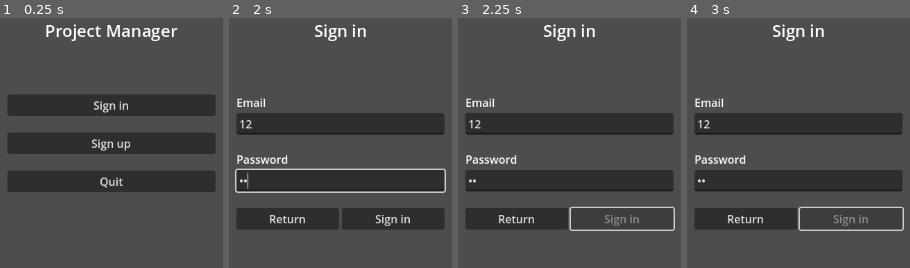
Above: before the commit, frames 1-4 (left to right).
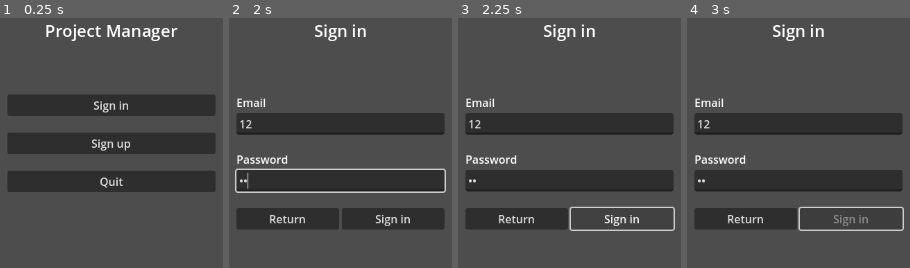
Above: after the commit, the same moments.

Repository: Z1HEd/ProjectManager
Game: Godot game, scene res://Scenes/Screens/WelcomeScreen.tscn
Same seed, same stepped clock (60 frames per second), same inputs: the game is played once before the commit and once after it.
Inputs (mouse positions are in pixels of both pictures, inside the frame that each line leads up to):
- Up to frame 1 (0.25 s): no input
- Up to frame 2 (2 s): click "Sign in" at 0.5 s; click (340, 123) at 1.27 s; type "12" at 1.35 s; click (340, 180) at 1.5 s; type "12" at 1.58 s
- Up to frame 3 (2.25 s): click "Sign in" at 2 s
- Up to frame 4 (3 s): click (852, 218) at 2.75 s, where only the run after the commit has a clickable "Sign in"

Frames 1-2 are identical in both runs. In frame 3, 0.3% of the frame differs, in the area x 65-82%, y 78-84%; in frame 4, nothing differs.
Error before the commit: Invalid call. Nonexistent function 'size' in base 'String'. (res://Scripts/Singletons/FirebaseManager.gd:142)

Commit message:
add auto token refreshing

Diff:
--- a/Scripts/Controllers/ProjectOverviewController.gd
+++ b/Scripts/Controllers/ProjectOverviewController.gd
@@ -17,6 +17,8 @@
 	refresh_button.disabled = true
 	project_name.text = "Loading..."
 	project_description.text = ""
+	for old_member in members_list.get_children():
+		old_member.queue_free()
 
 	pid = CurrentProject.pid
 
@@ -32,8 +34,6 @@
 	ProjectService.get_project(pid,_on_success,_on_fail)
 
 func update_project_data():
-	for old_member in members_list.get_children():
-		old_member.queue_free()
 
 	project_name.text = CurrentProject.project_name
 	project_description.text = CurrentProject.project_description
--- a/Scripts/Services/LoginService.gd
+++ b/Scripts/Services/LoginService.gd
@@ -17,7 +17,7 @@
 			on_fail.call("Unexpected sign-in response")
 			return
 
-		Session.from_firebase_response(user_data)
+		Session.update_from_response(user_data)
 		on_success.call(Session)
 
 	var _signin_fail = func(err_msg):
@@ -30,5 +30,5 @@
 			["Content-Type: application/json"],
 			_signin_success,
 			_signin_fail,
-			"signin"
+			"auth"
 	)
--- a/Scripts/Services/RegisterService.gd
+++ b/Scripts/Services/RegisterService.gd
@@ -25,7 +25,7 @@
 			on_success.call("Unexpected signup response")
 			return
 
-		Session.from_firebase_response(user_data)
+		Session.update_from_response(user_data)
 		var profile = {
 			"email": Session.email,
 			"displayName": user_data.get("displayName", ""),
@@ -43,14 +43,14 @@
 				["Content-Type: application/json"],
 				_profile_write_success,
 				_profile_write_fail,
-				"write_profile"
+				"auth"
 		)
 
 	var _signup_fail = func(err_msg):
 			on_fail.call(str(err_msg))
 
 	return Firebase.send_request(url, HTTPClient.METHOD_POST, body, ["Content-Type: application/json"],
-			_signup_success, _signup_fail, "signup")
+			_signup_success, _signup_fail)
 
 static func _attempt_delete_auth_then_report(original_error: String, on_complete: Callable) -> void:
 
@@ -79,5 +79,5 @@
 			["Content-Type: application/json"],
 			_on_delete_success,
 			_on_delete_fail,
-			"delete_account"
+			"auth"
 	)
--- a/Scripts/Singletons/FirebaseManager.gd
+++ b/Scripts/Singletons/FirebaseManager.gd
@@ -19,9 +19,9 @@
 	add_child(http)
 	http.request_completed.connect(Callable(self, "_on_request_completed"))
 
+
 # body may be Dictionary or String or null
-# on_success, on_fail callbacks may be null
-func send_request(url: String, method: int = HTTPClient.METHOD_GET, body = null, headers: Array = [], on_success = null, on_fail = null, tag: String = "") -> int:
+func send_request(url: String, method : HTTPClient.Method, body, headers: Array, on_success : Callable, on_fail : Callable, tag := "") -> int:
 	var req_id = _request_counter
 	_request_counter += 1
 	var entry := {
@@ -32,43 +32,66 @@
 		"headers": headers,
 		"on_success": on_success,
 		"on_fail": on_fail,
-		"tag": tag
+		"tag":tag
 	}
-	_queue.append(entry)
+
+	if tag == "auth":
+		_queue.push_front(entry)
+	else:
+		_queue.append(entry)
+
 	_process_next()
 	return req_id
+
 
 func _process_next() -> void:
 	if is_busy:
 		return
 	if _queue.is_empty():
 		return
+
+	var  _on_refresh_failed = func(err) -> void:
+		_current_request["on_fail"].call("Failed to refresh session: %s" % err)
+		request_fail.emit(_current_request["id"], err)
+
+		is_busy = false
+		_current_request = {}
+
+		request_concluded.emit()
+		_process_next()
+
+	if Session.is_token_expired() and _queue[0]["tag"] != "auth":
+		Session.ensure_fresh_token(_process_next, _on_refresh_failed)
+		return
+
 	_current_request = _queue.pop_front()
 	is_busy = true
+	_send_current_request()
 
+# Starts the HTTP request for the _current_request
+func _send_current_request() -> void:
 	var url = _current_request.url
 	var method = _current_request.method
 	var headers = _current_request.headers.duplicate()
 	var payload = ""
 	if _current_request.body is Dictionary:
 		payload = JSON.stringify(_current_request.body)
-		if "Content-Type: application/json" not in headers:
-			headers.append("Content-Type: application/json")
 	elif _current_request.body is String:
 		payload = _current_request.body
 
 	var err = http.request(url, headers, method, payload)
 	if err != OK:
+
 		var id = _current_request.id
-		var fail_cb = _current_request.on_fail
 		is_busy = false
+		var msg = "failed to start HTTP request: %s" % err
+		_current_request.on_fail.call(msg)
+
 		_current_request = {}
-		var msg = "failed to start HTTP request: %s" % err
-		if fail_cb and fail_cb is Callable:
-			fail_cb.call(msg)
 		emit_signal("request_fail", id, msg)
 		emit_signal("request_concluded")
 		_process_next()
+
 
 func _extract_error_message(parsed) -> String:
 	# Accept either:
@@ -97,6 +120,7 @@
 			if r.has("message") and r["message"] is String:
 				return str(r["message"])
 	return ""
+
 
 static func _parse_response_body(body_text: String) :
 	if body_text == null or body_text.strip_edges(true, true) == "":
@@ -128,23 +152,40 @@
 
 	var parsed = _parse_response_body(body_text)
 
-	var success_cb = _current_request.get("on_success", null)
-	var fail_cb = _current_request.get("on_fail", null)
+	var success_cb = _current_request["on_success"]
+	var fail_cb = _current_request["on_fail"]
 
 	if response_code >= 200 and response_code < 300:
-		if success_cb and success_cb is Callable:
-			success_cb.call(parsed)
+		success_cb.call(parsed)
+		is_busy = false
+		_current_request = {}
+		emit_signal("request_concluded")
 		emit_signal("request_success", id, parsed)
+		_process_next()
 	else:
-		# error: try to extract a message from the parsed result (if it's a dict), otherwise fall back
 		var err_msg = _extract_error_message(parsed)
-		if err_msg == "":
-			err_msg =  body_text if body_text.size() > 0 else "HTTP %s" % str(response_code)
-		if fail_cb and fail_cb is Callable:
+		var is_perm_error = (response_code == 401) or (err_msg is String and err_msg.findn("Permission denied") != -1)
+		var already_retried = _current_request.get("retried", false)
+
+		if !is_perm_error or already_retried:
 			fail_cb.call(err_msg)
-		emit_signal("request_fail", id, err_msg)
+			emit_signal("request_fail", id, err_msg)
+			return
 
-	is_busy = false
-	_current_request = {}
-	emit_signal("request_concluded")
-	_process_next()
+		var _on_refresh_success = func(_response):
+			_current_request["retried"] = true
+			_send_current_request()
+
+		var _on_refresh_fail = func(err):
+			# refresh failed -> call original fail callback
+			var fail_msg = "token_refresh_failed: %s" % str(err)
+			if fail_cb and fail_cb is Callable:
+				fail_cb.call(fail_msg)
+			emit_signal("request_fail", id, fail_msg)
+			is_busy = false
+			_current_request = {}
+			emit_signal("request_concluded")
+			_process_next()
+
+		Session.ensure_fresh_token(_on_refresh_success, _on_refresh_fail)
+		return
--- a/Scripts/Singletons/UserSession.gd
+++ b/Scripts/Singletons/UserSession.gd
@@ -7,6 +7,9 @@
 var refresh_token: String = ""
 var expires_at: int = 0
 
+var _refresh_in_progress: bool = false
+var _refresh_waiters: Array = []
+
 const AUTH_CFG_PATH := "user://auth.cfg"
 
 signal on_authenticated
@@ -14,15 +17,106 @@
 func _ready() -> void:
 	_load_from_config()
 
-func from_firebase_response(data: Dictionary) -> void:
-	uid = str(data.get("localId", ""))
-	email = str(data.get("email", ""))
-	id_token = str(data.get("idToken", ""))
-	refresh_token = str(data.get("refreshToken", ""))
-	var expires_in = int(data.get("expiresIn", 0))
-	expires_at = int(Time.get_unix_time_from_system()) + expires_in
-	on_authenticated.emit()
+# Ensures token is fresh and then calls on_ready
+func ensure_fresh_token(on_ready: Callable, on_fail: Callable) -> void:
+	if not is_token_expired():
+		on_ready.call()
+		return
+
+	_refresh_waiters.append({
+		"on_ready": on_ready,
+		"on_fail": on_fail
+	})
+
+	if _refresh_in_progress:
+		return
+	_refresh_in_progress = true
+
+	var _on_refresh_success = func(_resp):
+		_refresh_in_progress = false
+		for w in _refresh_waiters:
+			w["on_ready"].call()
+		_refresh_waiters.clear()
+
+	var _on_refresh_fail = func(err):
+		_refresh_in_progress = false
+		for w in _refresh_waiters:
+			w["on_fail"].call(err)
+		_refresh_waiters.clear()
+
+	refresh_tokens(_on_refresh_success, _on_refresh_fail)
+
+func refresh_tokens(on_success: Callable, on_fail: Callable) -> int:
+	if refresh_token == "":
+		on_fail.call("no_refresh_token")
+		return -1
+
+	print("refreshing a token...")
+	var refresh_url = "https://securetoken.googleapis.com/v1/token?key=%s" % Firebase.api_key
+	var refresh_body = "grant_type=refresh_token&refresh_token=%s" % str(refresh_token)
+	var refresh_headers = ["Content-Type: application/x-www-form-urlencoded"]
+
+	var _on_refresh_success = func(parsed):
+		if parsed == null or not parsed is Dictionary:
+			on_fail.call("invalid_refresh_response")
+			return
+
+		print("token refreshed!")
+		update_from_response(parsed)
+
+		on_success.call(parsed)
+
+	var _on_refresh_fail = func(err):
+		on_fail.call(err)
+
+	return Firebase.send_request(
+			refresh_url,
+			HTTPClient.METHOD_POST,
+			refresh_body,
+			refresh_headers,
+			_on_refresh_success,
+			_on_refresh_fail,
+			"auth"
+	)
+
+func update_from_response(response: Dictionary) -> void:
+	if response == null:
+		return
+
+	# UID
+	if response.has("localId"):
+		uid = str(response["localId"])
+	elif response.has("user_id"):
+		uid = str(response["user_id"])
+
+	# Email (only in sign-in/up case)
+	if response.has("email"):
+		email = str(response["email"])
+
+	# ID token
+	if response.has("idToken"):
+		id_token = str(response["idToken"])
+	elif response.has("id_token"):
+		id_token = str(response["id_token"])
+
+	# Refresh token
+	if response.has("refreshToken"):
+		refresh_token = str(response["refreshToken"])
+	elif response.has("refresh_token"):
+		refresh_token = str(response["refresh_token"])
+
+	# Expires in
+	if response.has("expiresIn"):
+		var secs = int(response["expiresIn"])
+		expires_at = int(Time.get_unix_time_from_system()) + secs
+	elif response.has("expires_in"):
+		var secs2 = int(response["expires_in"])
+		expires_at = int(Time.get_unix_time_from_system()) + secs2
+
 	_save_to_config()
+
+	if uid != "" and id_token != "":
+		emit_signal("on_authenticated")
 
 func is_logged_in() -> bool:
 	return uid != "" and id_token != ""
